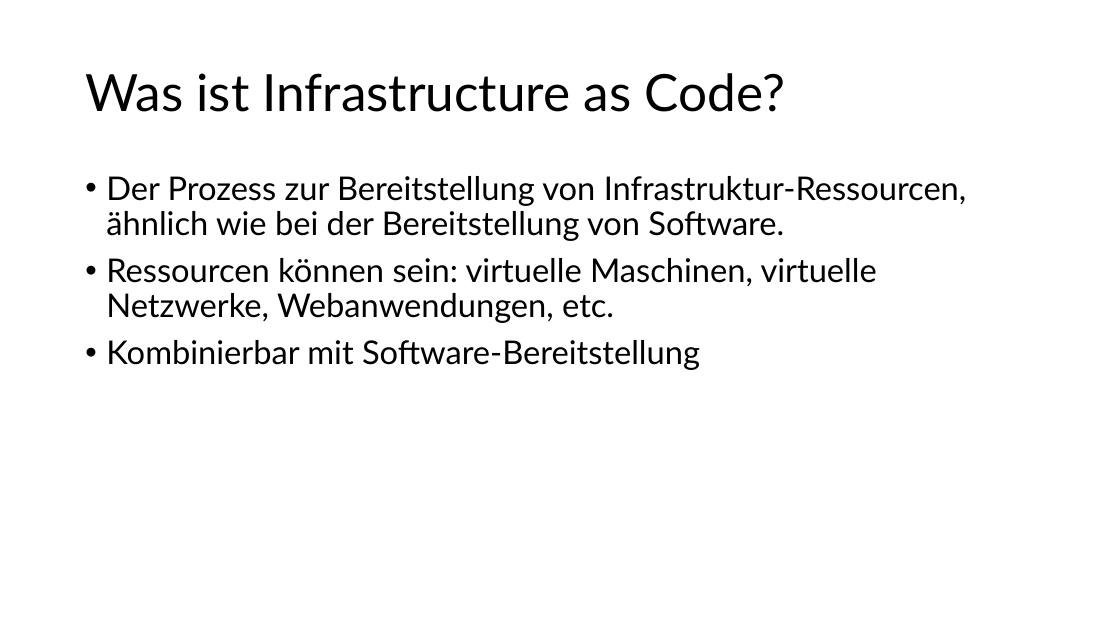
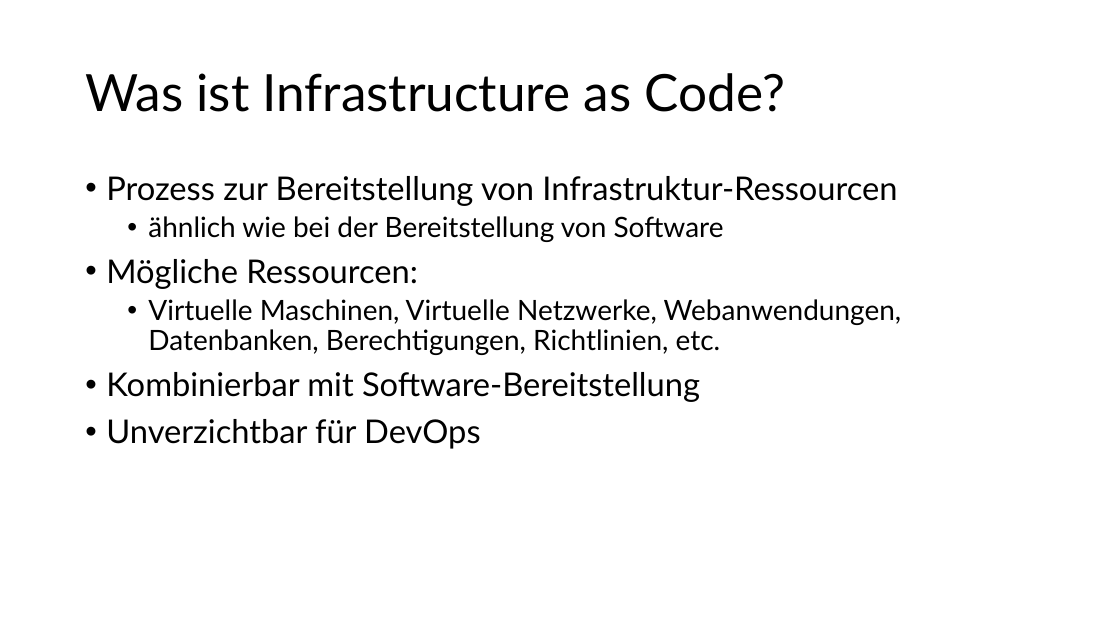
Before and after one commit to cloudchristoph/BicepIntroduction, a slide deck: slide 4 of Bicep_Presentation.pptx. Drawn at 1120x630 pixels with LibreOffice and Linux fonts; fonts in the diff are those of the drawing. Boxes give left, top, right and bottom in pixels: in the first picture for what was removed or moved away, otherwise in the second. Text is boxed around its words. In the diff, an @@ line names an element or a change of style, - is before the commit and + after.

```diff
--- a/Bicep_Presentation.pptx
+++ b/Bicep_Presentation.pptx
@@ text at (106, 176, 902, 355): text changed; size 28 to 24 pt @@
-• Der Prozess zur Bereitstellung von Infrastruktur-Ressourcen, ähnlich wie bei der Bereitstellung von Software.
-• Ressourcen können sein: virtuelle Maschinen, virtuelle Netzwerke, Webanwendungen, etc.
+• Prozess zur Bereitstellung von Infrastruktur-Ressourcen
+  • ähnlich wie bei der Bereitstellung von Software
+• Mögliche Ressourcen:
+  • Virtuelle Maschinen, Virtuelle Netzwerke, Webanwendungen, Datenbanken, Berechtigungen, Richtlinien, etc.
@@ text at (106, 419, 480, 449): paragraph added @@
+• Unverzichtbar für DevOps
```
Also in this commit, not shown: 4 other slides changed.
